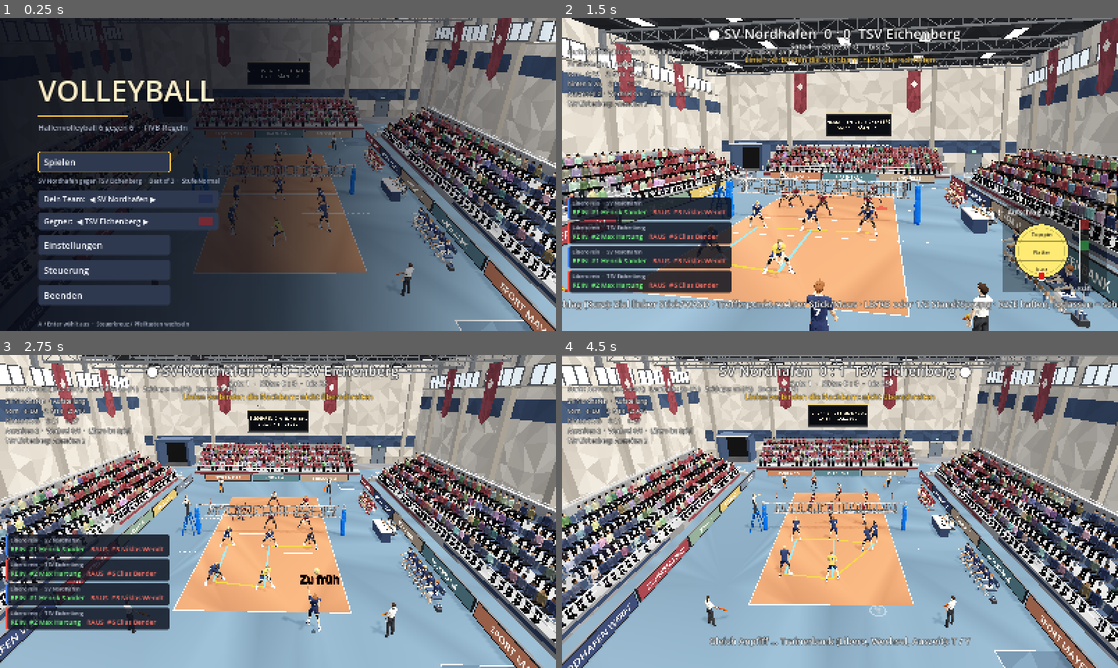
Above: before the commit, frames 1-4 (two rows, left to right).
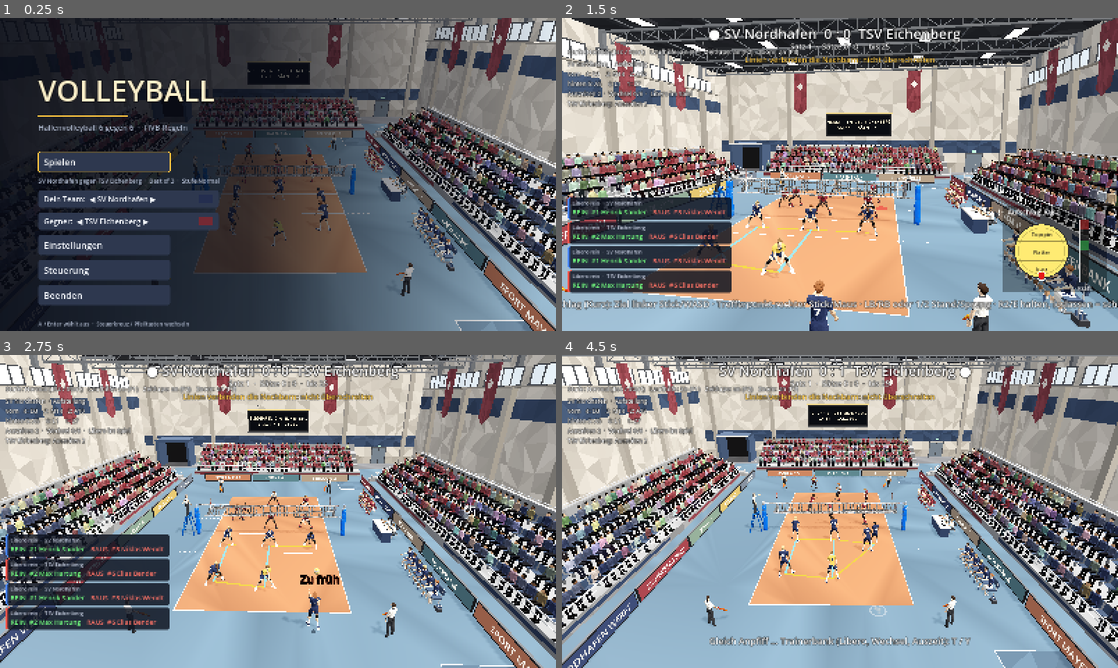
Above: after the commit, the same moments.

Repository: MattrixDev/volleyball_game
Game: Godot game, scene res://scenes/main.tscn
Same seed, same stepped clock (60 frames per second), same inputs: the game is played once before the commit and once after it.
Inputs (mouse positions are in pixels of both pictures, inside the frame that each line leads up to):
- Up to frame 1 (0.25 s): no input
- Up to frame 2 (1.5 s): tap Enter at 0.5 s; move the mouse to (962, 158) at 0.52 s; hold D (move_right) 0.53-1.28 s; hold E (hit) 0.53-1.28 s; click (962, 158) at 0.67 s; move the mouse to (728, 190) at 1.27 s; hold S (move_down) from 1.28 s (still down); tap K (aim_down) at 1.35 s
- Up to frame 3 (2.75 s): tap E (hit) at 1.55 s; move the mouse to (333, 442) at 2.02 s; release S (move_down) at 2.03 s; hold D (move_right) from 2.03 s (still down); hold E (hit) from 2.03 s (still down); tap J (aim_left) at 2.1 s
- Up to frame 4 (4.5 s): move the mouse to (812, 574) at 2.77 s; release D (move_right) at 2.78 s; release E (hit) at 2.78 s; hold W (move_up) 2.78-3.53 s; tap L (aim_right) at 2.85 s; click (812, 574) at 2.92 s; tap E (hit) at 3.05 s; move the mouse to (1006, 558) at 3.52 s; hold E (hit) 3.53-4.28 s; hold A (move_left) from 3.53 s (still down); tap I (aim_up) at 3.6 s; move the mouse to (673, 464) at 4.27 s; tap Space (bump) at 4.35 s

The runs differ from the first frame. In frame 1, 0.1% of the frame differs, in the area x 41-60%, y 40-72%; in frame 2, 0.3%; in frame 3, 0.2%; in frame 4, 0.4%, in the area x 39-57%, y 40-73%.

Commit message:
Smoother, more human movement: inertial pose transitions, kinematic chain timing, visual locomotion lag, soft hand IK, gaze and anticipation, breathing
- figure.gd: target jumps decay as an offset (inertialization, legs capped), per-joint chain stiffness
- player.gd: body follows game position with limited acceleration (max 15 cm lag, exact at contacts),
  intent lean, pre-dip before block jump, head looks at the ball, breathing and fidget,
  IK targets glide from the current hand to the ball, softer pin ramp, smoothed stiffness changes
- replay snapshot keeps the visual offset; lab flag --lab-off=loco,gaze,iksoft,chain,inert

Co-Authored-By: Claude Opus 5.5 (1M context) <noreply@anthropic.com>
Claude-Session: https://claude.ai/code/session_01YMmMmpejJfgndmMikxTWfF

Diff:
--- a/scripts/figure.gd
+++ b/scripts/figure.gd
@@ -512,11 +512,53 @@
 ## Gefedert wird als Drehung (Quaternion, immer der kurze Weg), nicht in Euler-Winkeln: so
 ## springt kein Gelenk, wenn ein Winkel ueber 180 Grad umklappt. Die Feder hat einen eigenen
 ## Zustand; was danach auf die Knoten kommt (Ball-IK, Fuesse, Physik), wirkt nicht zurueck.
+## Bewegungskette: wie schnell jedes Gelenk seiner Zielhaltung folgt (relativ). Kopf und Rumpf
+## fuehren, Arm und Hand folgen spaeter nach (Schwung von innen nach aussen), Beine bleiben straff.
+const CHAIN := {"hips": 1.1, "chest": 0.95, "head": 1.3, "sh_l": 0.88, "sh_r": 0.88, "el_l": 0.78, "el_r": 0.78,
+	"wr_l": 0.68, "wr_r": 0.68}
+const INERT_RATE := 9.0  # rad/s: springt die Zielhaltung schneller, wird der Sprung weich abgebaut
+const INERT_LEG_MAX := 0.3  # rad: Beine nur wenig versetzen (sonst verdreht sich das Knie gegen die Fuss-IK)
+const INERT_T := 0.11  # s: Abklingzeit des Versatzes nach einem Sprung
+var _tq := {}  # Gelenk -> letzte Zielhaltung (ohne Versatz)
+var _tstep := {}  # Gelenk -> Aenderung der Zielhaltung im letzten Takt
+var _toff := {}  # Gelenk -> Versatz, der nach einem Sprung der Zielhaltung abklingt
+
+
+## Weiche Uebergaenge (Traegheits-Ueberblendung): springt die Zielhaltung eines Gelenks (neue
+## Aktion, neu geplanter Ballkontakt), wird nicht dorthin gerissen; der Versatz zum alten Ziel
+## klingt stattdessen weich ab. So bleibt die Bewegung stetig, ohne sie sonst zu verzoegern.
+func _inertial(name: String, target: Quaternion, delta: float) -> Quaternion:
+	var off: Quaternion = _toff.get(name, Quaternion.IDENTITY)
+	var prev: Quaternion = _tq.get(name, target)
+	var last: Quaternion = _tstep.get(name, Quaternion.IDENTITY)
+	_tq[name] = target
+	var step := target * prev.inverse()
+	# Schnelle, aber stetige Bewegung (Schlag, Peitsche) ist kein Sprung: nur wenn sich die
+	# Geschwindigkeit des Ziels in einem Takt sprunghaft aendert.
+	var dev := step * last.inverse()
+	if dev.w < 0.0:
+		dev = -dev
+	if dev.get_angle() > INERT_RATE * delta:
+		# Sprung: Versatz so, dass das wirksame Ziel dort bleibt, wo es war
+		off = (off * prev * target.inverse()).normalized()
+		_tstep[name] = Quaternion.IDENTITY
+	else:
+		_tstep[name] = step
+	off = Quaternion.IDENTITY.slerp(off, exp(-delta / INERT_T))
+	if name.begins_with("kn_") or name.begins_with("hip_") or name.begins_with("an_"):
+		var oa := off.get_angle()
+		if oa > INERT_LEG_MAX:
+			off = Quaternion.IDENTITY.slerp(off, INERT_LEG_MAX / oa)
+	_toff[name] = off
+	return (off * target).normalized()
+
+
 func pose_spring(p: Dictionary, delta: float, w: float) -> void:
-	var steps := maxi(1, ceili(w * delta / 0.3))
+	var steps := maxi(1, ceili(w * 1.3 * delta / 0.3))
 	var dt := delta / steps
 	for name in JOINTS:
-		var target := Quaternion.from_euler(p.get(name, Vector3.ZERO))
+		var target := _inertial(name, Quaternion.from_euler(p.get(name, Vector3.ZERO)), delta) if delta > 0.0 and not "inert" in VPlayer._off else Quaternion.from_euler(p.get(name, Vector3.ZERO))
+		var wj: float = w * (1.0 if "chain" in VPlayer._off else CHAIN.get(name, 1.0))
 		var n: Node3D = j[name]
 		var q: Quaternion = _q.get(name, n.quaternion)
 		var v: Vector3 = _vel.get(name, Vector3.ZERO)
@@ -526,7 +568,7 @@
 				e = -e
 			var ang := e.get_angle()
 			var err := e.get_axis() * ang if ang > 1e-6 else Vector3.ZERO
-			v += err * (w * w * dt) - v * (2.0 * w * dt)
+			v += err * (wj * wj * dt) - v * (2.0 * wj * dt)
 			var vl := v.length()
 			if vl > 1e-7:
 				q = (Quaternion(v / vl, vl * dt) * q).normalized()
@@ -538,6 +580,9 @@
 
 ## Federzustand an die aktuelle Haltung der Knoten angleichen (nach pose(), Wiederholung).
 func _reset_spring() -> void:
+	_tq.clear()
+	_tstep.clear()
+	_toff.clear()
 	for name in JOINTS:
 		_q[name] = (j[name] as Node3D).quaternion
 		_vel[name] = Vector3.ZERO
--- a/scripts/player.gd
+++ b/scripts/player.gd
@@ -80,6 +80,8 @@
 var _takeoff_t := -10.0
 var _land_t := -10.0
 var _stiff := 20.0
+var _stiff_s := 0.0  # geglaettete Muskelspannung
+var _gaze := Vector2.ZERO  # Blick (Gier, Nicken) relativ zum Koerper, geglaettet
 var _root_y := 0.0
 var _stride_amp := 1.0  # Schrittweite: bei hohem Tempo laengere Schritte statt nur schnellerer Beine
 var _v_prev := Vector3.ZERO
@@ -211,6 +213,9 @@
 	_reach_off = Vector3.ZERO
 	_vel = Vector3.ZERO
 	_last_pos = position
+	_loco = Vector3.ZERO
+	_loco_v = Vector3.ZERO
+	_loco_last = Vector3.INF
 
 
 func jump() -> void:
@@ -278,14 +283,58 @@
 		position.x = maxf(position.x, 0.15)
 	if dive_timer > 0.0:
 		dive_timer -= delta
+	_loco_step(delta)
 	_animate(delta)
 
 
 # ---------------------------------------------------------------- Posen
 
+## Sichtbare Laufbewegung: Die Spielposition darf sehr schnell beschleunigen (Steuerung bleibt
+## direkt), der Koerper aber nur so, wie Beine es koennen. Er haengt dabei hoechstens gut 20 cm
+## hinterher und holt beim Abbremsen mit einem Stemmschritt auf. Rund um Ballkontakt, Sprung und
+## Hechter sitzt er wieder genau auf der Spielposition. Nur Optik, das Spiel rechnet mit position.
+const LOCO_ACC := 34.0  # m/s^2, so schnell beschleunigt der sichtbare Koerper hoechstens
+const LOCO_MAX := 0.15  # m, weiter haengt er nie hinterher
+var _loco := Vector3.ZERO  # sichtbarer Versatz zur Spielposition
+var _loco_v := Vector3.ZERO  # sichtbare Geschwindigkeit
+var _loco_last := Vector3.INF
+var _loco_gv := Vector3.ZERO  # Geschwindigkeit der Spielposition
+
+
+## Labor: einzelne Umbauten abschalten, z. B. --lab-off=loco,gaze,iksoft,chain,inert (Vergleich)
+static var _off := ",".join(OS.get_cmdline_user_args()).get_slice("--lab-off=", 1)
+
+
+func _loco_step(delta: float) -> void:
+	if delta <= 0.0 or "loco" in _off:
+		return
+	var gv := Vector3.ZERO
+	if _loco_last != Vector3.INF:
+		gv = (position - _loco_last) / delta
+		gv.y = 0.0
+	_loco_last = position
+	_loco_gv = gv
+	var rel := now - anim_t
+	var exact := airborne or dive_timer > 0.0 or _getup > 0.0 or block_pose or anim_kind == "serve_hold" \
+		or ((contact_on or anim_kind in ["attack", "serve"]) and rel > -0.45 and rel < 0.3)
+	if gv.length() > 12.0 or exact:
+		# Versetzt (neuer Ballwechsel) oder Kontakt/Sprung: weich, aber zuegig auf die Spielposition
+		_loco = _loco * exp(-delta * (60.0 if gv.length() > 12.0 else 16.0))
+		_loco_v = gv
+		return
+	# Sichtbare Geschwindigkeit folgt der Spielgeschwindigkeit mit begrenzter Beschleunigung und
+	# zieht den Versatz zurueck (kritisch gedaempft).
+	var want_v := gv - _loco * 9.0
+	_loco_v = _loco_v.move_toward(want_v, LOCO_ACC * delta * (1.0 + _loco.length() / LOCO_MAX))
+	_loco += (_loco_v - gv) * delta
+	_loco.y = 0.0
+	_loco = _loco.limit_length(LOCO_MAX)
+
+
 func _animate(delta: float) -> void:
-	var moved := Vector3(position.x - _last_pos.x, 0.0, position.z - _last_pos.z)
-	_last_pos = position
+	var vis := position + _loco
+	var moved := Vector3(vis.x - _last_pos.x, 0.0, vis.z - _last_pos.z)
+	_last_pos = vis
 	var speed := moved.length() / maxf(delta, 0.0001)
 	var k := clampf(delta * 8.0, 0.0, 1.0)
 	_run_amt = lerpf(_run_amt, clampf(speed / 4.5, 0.0, 1.0) if not airborne else 0.0, k)
@@ -349,9 +398,14 @@
 		# Haltung: Oberkoerper etwas weiter vorn oder aufrechter, Kopf etwas anders
 		p["chest"] = (p.get("chest", Vector3.ZERO) as Vector3) + Vector3(-style.posture, 0, 0)
 		p["head"] = (p.get("head", Vector3.ZERO) as Vector3) + Vector3(style.posture * 0.6 + style.head, 0, 0)
+		if not "gaze" in _off:
+			_gaze_and_breath(p, delta)
 	fig.phys_k = 42.0 * lerpf(1.0, style.tempo, 0.7)
 	fig.phys_zeta = style.sway
-	fig.pose_spring(p, delta, _stiff * style.tempo)
+	# Wechselt die Haltung die Muskelspannung (z. B. Laufen -> Schlag), dann nicht von einem Takt
+	# auf den naechsten, sonst ruckt die Bewegung genau an dieser Stelle.
+	_stiff_s = _stiff if _stiff_s <= 0.0 else lerpf(_stiff_s, _stiff, clampf(delta * 12.0, 0.0, 1.0))
+	fig.pose_spring(p, delta, _stiff_s * style.tempo)
 	_update_sec(delta)
 	# Hechten: ganzer Koerper kippt nach vorn.
 	var tilt := 0.0
@@ -364,8 +418,11 @@
 	# Laufen: beim Antreten nach vorn, beim Bremsen nach hinten, in Kurven nach innen neigen.
 	var acc_loc := _acc.rotated(Vector3.UP, -_yaw)
 	var ground := not airborne and dive_timer <= 0.0
-	var want_x := clampf(acc_loc.z * 0.012, -0.12, 0.14) if ground else 0.0
-	var want_z := clampf(-acc_loc.x * 0.012, -0.18, 0.18) * clampf(_run_amt * 1.5, 0.0, 1.0) if ground else 0.0
+	# Vorahnung: will die Spielfigur schneller oder anders laufen, als der Koerper gerade ist,
+	# lehnt er sich schon in die neue Richtung, bevor die Beine nachkommen.
+	var intent := (_loco_gv - _loco_v).rotated(Vector3.UP, -_yaw) if ground else Vector3.ZERO
+	var want_x := clampf(acc_loc.z * 0.012 + intent.z * 0.035, -0.14, 0.16) if ground else 0.0
+	var want_z := clampf(-acc_loc.x * 0.012 - intent.x * 0.03, -0.18, 0.18) * clampf(_run_amt * 1.5 + intent.length() * 0.3, 0.0, 1.0) if ground else 0.0
 	_lean_x = lerpf(_lean_x, want_x, clampf(delta * 8.0, 0.0, 1.0))
 	_lean_z = lerpf(_lean_z, want_z, clampf(delta * 8.0, 0.0, 1.0))
 	fig.root_node.rotation.x = lerpf(fig.root_node.rotation.x, tilt, clampf(delta * 12.0, 0.0, 1.0))
@@ -530,7 +587,7 @@
 			a.impact("bump_body", clampf(want.length() * 4.0, 0.2, 1.0), want)
 		elif want.length() < 0.01:
 			a._was_bumped = false
-		a.fig.position = a.global_basis.inverse() * a._push
+		a.fig.position = a.global_basis.inverse() * (a._push + a._loco)
 
 
 var _was_bumped := false
@@ -591,6 +648,10 @@
 		var drop_y := brow.y + _crouch_drop - (contact_pt.y - 0.4)
 		crouch_want = maxf(0.1 * smoothstep(-0.65, -0.4, rel2) * (1.0 - smoothstep(-0.3, -0.12, rel2)),
 			clampf(drop_y, 0.0, 0.16) * smoothstep(-0.5, -0.25, rel2) * (1.0 - smoothstep(-0.02, 0.12, rel2)))
+	elif block_pose and not airborne and not has_jumped and block_jump_at > 0.0:
+		# Vorahnung: vor dem Blocksprung kurz in die Knie (Ausholen), dann explodiert er nach oben
+		var dt := block_jump_at - now
+		crouch_want = 0.13 * smoothstep(0.32, 0.08, dt) * (1.0 - smoothstep(0.02, -0.02, dt))
 	else:
 		crouch_want = 0.0
 	_reach_off = _reach_off.lerp(want, clampf(delta * 18.0, 0.0, 1.0))
@@ -746,6 +807,9 @@
 ## (Hinfuehren, Kontakt, Loslassen). Neue Techniken (z. B. weitere Zuspielarten) bekommen hier
 ## einen eigenen Zweig.
 var _aim_s := Vector3.ZERO  # geglaettete Zielrichtung (_contact_ik)
+
+
+var _tg_s := {}  # Seite -> geglaettetes IK-Ziel der Hand (Welt)
 
 
 func _contact_ik() -> void:
@@ -924,13 +988,28 @@
 	# Beim Pritschen bleiben die Ellbogen aussen (staerkere Daempfung haelt die Haltung).
 	var over_set := anim_kind in ["set", "pass", "dig", "free"] and anim_tech == "over"
 	var miss := 0.0
+	var whip := (anim_kind == "attack" or anim_kind == "serve")
+	for sd in ["l", "r"]:
+		if not tg.has(sd) or (wl if (sd != _hit_tg and wl >= 0.0) else w) <= 0.001:
+			_tg_s.erase(sd)
 	for sd in tg:
 		var ws := wl if (sd != _hit_tg and wl >= 0.0) else w
 		if ws <= 0.001:
 			continue
+		# Hand weich zum Ball fuehren: das Ziel startet dort, wo die Hand gerade ist, und gleitet
+		# zum Ball, immer schneller, je naeher der Kontakt; im Kontakt sitzt es genau. (Schlag und
+		# Block folgen ihrer eigenen Bahn und bleiben ungeglaettet.)
+		if not (whip and sd == _hit_tg) and not block_pose and not "iksoft" in _off:
+			var cur: Vector3 = _tg_s.get(sd, (fig.j["wr_" + sd] as Node3D).global_position)
+			var rate := lerpf(8.0, 90.0, 1.0 - smoothstep(0.0, 0.3, absf(rel)))
+			cur = cur.lerp(tg[sd], 1.0 - exp(-_dt_pose * rate))
+			_tg_s[sd] = cur
+			tg[sd] = cur
 		# Hand am Ball: ganze Kette von der Huefte bis zur Hand haelt das Ziel, aber nur rund um
 		# den Kontakt (und beim Block). Davor und danach glaettet die Physik die Bewegung.
-		var near := 1.0 if block_pose else 1.0 - smoothstep(0.04, 0.14, absf(rel))
+		# Weiche Rampe (mit Zeit fuer die Physik), damit der Arm nicht zum Ball reisst.
+		var near := 1.0 if block_pose else 1.0 - smoothstep(0.03, 0.2, absf(rel))
+		near *= near * (3.0 - 2.0 * near)
 		if over_set:
 			# Pritschhaltung frueh und ruhig halten (sonst schwingen die Arme erst spaet hoch)
 			near = maxf(near, smoothstep(-0.95, -0.6, rel) * (1.0 - smoothstep(0.25, 0.45, rel)))
@@ -1023,6 +1102,40 @@
 	p["kn_" + sd] = Vector3(-knee, 0.0, 0.0)
 	# point = Fuss strecken (Zehen nach unten), z. B. in der Luft
 	p["an_" + sd] = Vector3(-(thigh - knee) - point, 0.0, 0.0)
+
+
+## Blick und Atmen. Der Kopf schaut dem Ball nach, bevor sich der Koerper dreht (Vorahnung:
+## erst der Blick, dann Huefte und Arme), der Rumpf dreht ein wenig mit. Dazu ruhiges Atmen und
+## eine kleine, je Spieler verschiedene Unruhe, damit niemand wie eingefroren dasteht.
+func _gaze_and_breath(p: Dictionary, delta: float) -> void:
+	var want := Vector2.ZERO
+	var bp := ball_node.global_position if ball_node != null and is_instance_valid(ball_node) else Vector3.INF
+	var busy := celebrate_until > now or anim_kind == "serve_hold"
+	if bp != Vector3.INF and not busy and (alert or contact_on):
+		var head: Vector3 = (fig.j["head"] as Node3D).global_position
+		var d := bp - head
+		var fw := Vector3(-sin(_yaw), 0.0, -cos(_yaw))
+		var hd := Vector3(d.x, 0.0, d.z)
+		if hd.length() > 0.2:
+			var yaw := atan2(fw.cross(hd.normalized()).y, fw.dot(hd.normalized()))
+			var pitch := atan2(d.y, hd.length())
+			# Hinter dem Ruecken: nicht den Hals verdrehen
+			var behind := smoothstep(1.9, 2.5, absf(yaw))
+			want = Vector2(clampf(yaw, -1.0, 1.0) * (1.0 - behind), clampf(pitch * 0.6, -0.35, 0.6))
+	# In der Bewegung (Schlag, Pritschen, Bagger) gibt die Technik den Kopf vor; nur wenig Blick dazu.
+	var rel := now - anim_t
+	var act := 0.0
+	if contact_on or anim_kind == "attack" or anim_kind == "serve":
+		act = smoothstep(-0.9, -0.4, rel) * (1.0 - smoothstep(0.3, 0.7, rel))
+	want *= 1.0 - 0.7 * act
+	_gaze = _gaze.lerp(want, clampf(delta * 9.0, 0.0, 1.0))
+	var h: Vector3 = p.get("head", Vector3.ZERO)
+	var c: Vector3 = p.get("chest", Vector3.ZERO)
+	var t := now + style.bob_phase
+	var breath := sin(t * TAU * 0.28) * 0.018 * (1.0 - act)
+	var fidget := (sin(t * 0.71) + sin(t * 1.37 + 2.0)) * 0.025 * (1.0 - act)
+	p["head"] = h + Vector3(_gaze.y * 0.7 - breath * 0.5, _gaze.x * 0.7 + fidget, 0.0)
+	p["chest"] = c + Vector3(breath, _gaze.x * 0.25, 0.0)
 
 
 func _p_idle() -> Dictionary:
@@ -1460,7 +1573,7 @@
 
 ## Zustand fuer die Wiederholung aufzeichnen und wieder herstellen.
 func snapshot() -> Array:
-	return [position, jump_h, airborne, block_pose, hand_shift, hand_reach, lean, dive_timer, fig.capture(), fig.rotation.y]
+	return [position, jump_h, airborne, block_pose, hand_shift, hand_reach, lean, dive_timer, fig.capture(), fig.rotation.y, fig.position]
 
 
 func restore(s: Array) -> void:
@@ -1475,6 +1588,8 @@
 	fig.apply(s[8])
 	fig.rotation.y = s[9]
 	_yaw = s[9]
+	if s.size() > 10:
+		fig.position = s[10]  # sichtbarer Versatz (Ausweichen, Laufbewegung)
 	_root_y = fig.root_node.position.y
 	_last_pos = position
 
@@ -1487,5 +1602,7 @@
 	fig.apply(HumanFigure.mix_capture(a[8], b[8], w))
 	fig.rotation.y = lerp_angle(a[9], b[9], w)
 	_yaw = fig.rotation.y
+	if a.size() > 10 and b.size() > 10:
+		fig.position = (a[10] as Vector3).lerp(b[10], w)
 	_root_y = fig.root_node.position.y
 	_last_pos = position
